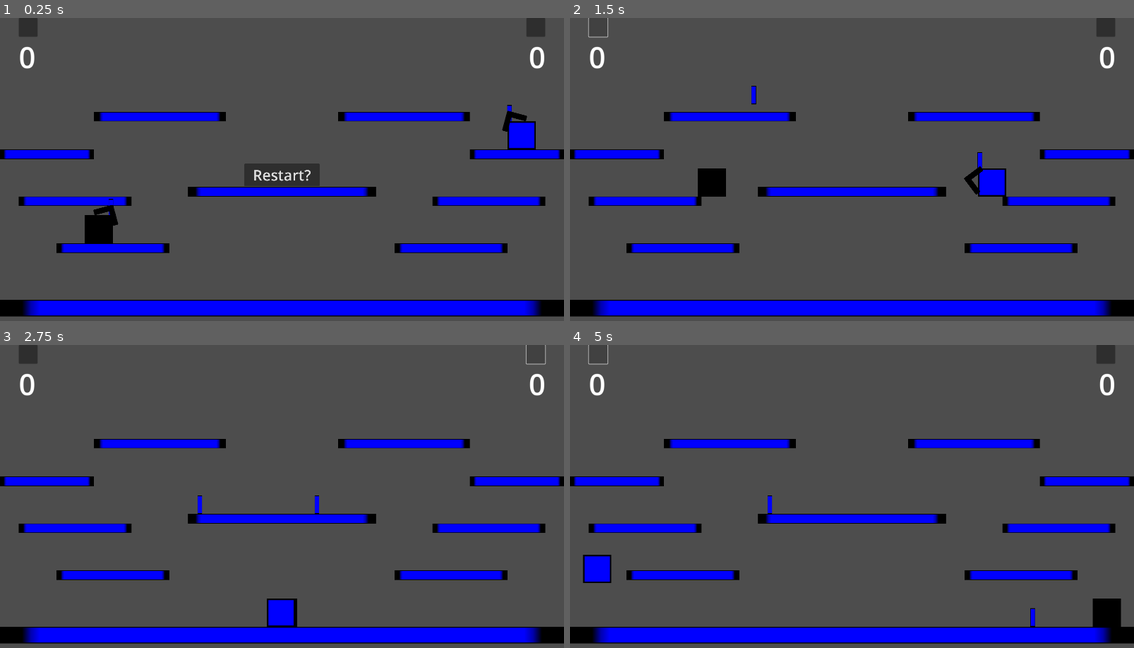
Above: before the commit, frames 1-4 (two rows, left to right).
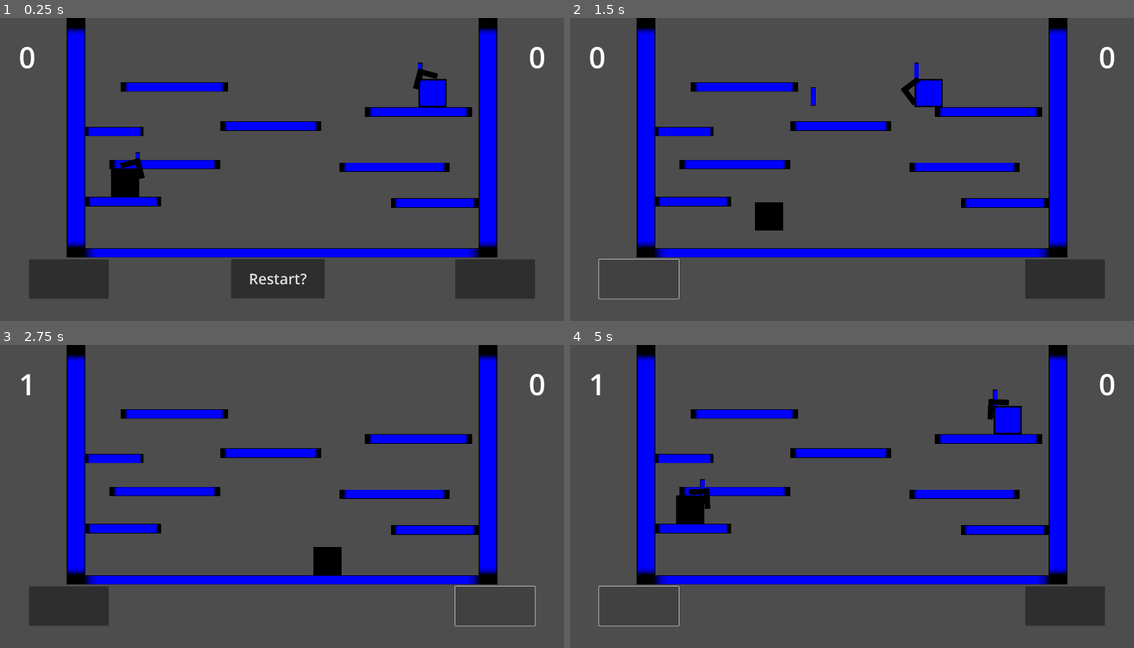
Above: after the commit, the same moments.

Repository: ra314/micro-swords
Game: Godot game, scene res://Scenes/Main.tscn
The game is run twice, just before and just after one commit, with the same random seed, the same clock (stepped at 60 frames per second) and the same inputs. Video files are missing from this copy of the repository; at most half a second of black plays in their place.
Inputs (mouse positions are in pixels of both pictures, inside the frame that each line leads up to; where the layout moved, square brackets give the same spot in the first picture):
- Up to frame 1 (0.25 s): no input
- Up to frame 2 (1.5 s): click "Restart?" at 0.5 s; click (637, 278) [598, 27] at 1.25 s
- Up to frame 3 (2.75 s): click (496, 605) [535, 354] at 2 s
- Up to frame 4 (5 s): click (637, 605) [598, 354] at 2.75 s; click (1066, 605) [1105, 354] at 3.5 s; click (637, 605) [598, 354] at 4.25 s

The runs differ from the first frame. In frame 1, 30% of the frame differs, in the area x 0-100%, y 0-99%; in frame 2, 25%; in frame 3, 24%; in frame 4, 25%.

Commit message:
Some stuff.

Diff:
--- a/Scenes/Levels/Level_1.tscn
+++ b/Scenes/Levels/Level_1.tscn
@@ -1,60 +1,64 @@
-[gd_scene load_steps=4 format=3 uid="uid://lqur1np5u88c"]
+[gd_scene load_steps=5 format=3 uid="uid://lqur1np5u88c"]
 
 [ext_resource type="PackedScene" uid="uid://c6sajd1aute1i" path="res://Scenes/Components/Barrier.tscn" id="1_hpfm2"]
 [ext_resource type="PackedScene" uid="uid://bu72xm0yaxxps" path="res://Scenes/Components/Platform.tscn" id="2_awcaw"]
 [ext_resource type="Texture2D" uid="uid://di23j62yi08gc" path="res://Assets/blue-square.svg" id="4_3l0om"]
+[ext_resource type="Texture2D" uid="uid://bmdcjx1d7dwqx" path="res://Assets/Screenshot from 2023-06-03 00-34-29.png" id="4_u88iu"]
 
 [node name="Level_1" type="Node2D"]
+metadata/_edit_vertical_guides_ = []
+
+[node name="Reference" type="Sprite2D" parent="."]
+visible = false
+modulate = Color(1, 1, 1, 0.596078)
+texture = ExtResource("4_u88iu")
+centered = false
 
 [node name="L-Side-Wall" parent="." instance=ExtResource("1_hpfm2")]
-position = Vector2(-64, 0)
-scale = Vector2(8, 135)
+position = Vector2(227, 0)
+scale = Vector2(8, 101.981)
 collision_mask = 0
 
 [node name="R-Side-Wall" parent="." instance=ExtResource("1_hpfm2")]
-position = Vector2(1920, 0)
-scale = Vector2(8, 135)
+position = Vector2(1629, 0)
+scale = Vector2(8, 102)
 
 [node name="Platform0" parent="." instance=ExtResource("1_hpfm2")]
-position = Vector2(0, 960)
-scale = Vector2(240, 7)
+position = Vector2(227, 784)
+scale = Vector2(183.252, 4)
 collision_mask = 31
 
 [node name="Platform5" parent="." instance=ExtResource("2_awcaw")]
-position = Vector2(64, 608)
-scale = Vector2(48, 4)
+position = Vector2(372, 483)
+scale = Vector2(47.2398, 4)
 
 [node name="Platform6" parent="." instance=ExtResource("2_awcaw")]
-position = Vector2(0, 448)
-scale = Vector2(40, 4.103)
+position = Vector2(291, 371)
+scale = Vector2(24.7243, 4)
 
 [node name="Platform7" parent="." instance=ExtResource("2_awcaw")]
-position = Vector2(640, 576)
-scale = Vector2(80, 4)
+position = Vector2(750, 352)
+scale = Vector2(43, 4)
 
 [node name="Platform8" parent="." instance=ExtResource("2_awcaw")]
-position = Vector2(192, 768)
-scale = Vector2(48, 4)
+position = Vector2(291, 609)
+scale = Vector2(32.1724, 4)
 
 [node name="Platform9" parent="." instance=ExtResource("2_awcaw")]
-position = Vector2(1472, 608)
-scale = Vector2(48, 4)
-
-[node name="Platform10" parent="." instance=ExtResource("2_awcaw")]
-position = Vector2(1600, 448)
-scale = Vector2(40, 4.103)
+position = Vector2(1155, 492)
+scale = Vector2(47, 4)
 
 [node name="Platform11" parent="." instance=ExtResource("2_awcaw")]
-position = Vector2(1344, 768)
-scale = Vector2(48, 4)
+position = Vector2(1332, 614)
+scale = Vector2(37.1241, 4)
 
 [node name="Platform12" parent="." instance=ExtResource("2_awcaw")]
-position = Vector2(320, 320)
-scale = Vector2(56, 4)
+position = Vector2(411, 219)
+scale = Vector2(45.7187, 4)
 
 [node name="Platform13" parent="." instance=ExtResource("2_awcaw")]
-position = Vector2(1152, 320)
-scale = Vector2(56, 4)
+position = Vector2(1242, 304)
+scale = Vector2(45.7148, 4)
 
 [node name="Spawns" type="Node" parent="."]
 
@@ -63,13 +67,13 @@
 
 [node name="Black" type="Sprite2D" parent="Spawns/Spawn1"]
 modulate = Color(0, 0, 0, 1)
-position = Vector2(0, 352)
+position = Vector2(291, 274)
 scale = Vector2(1.5, 1.5)
 texture = ExtResource("4_3l0om")
 centered = false
 
 [node name="Blue" type="Sprite2D" parent="Spawns/Spawn1"]
-position = Vector2(1632, 672)
+position = Vector2(1533, 518)
 scale = Vector2(1.5, 1.5)
 texture = ExtResource("4_3l0om")
 centered = false
@@ -79,13 +83,13 @@
 
 [node name="Black" type="Sprite2D" parent="Spawns/Spawn2"]
 modulate = Color(0, 0, 0, 1)
-position = Vector2(192, 672)
+position = Vector2(291, 512)
 scale = Vector2(1.5, 1.5)
 texture = ExtResource("4_3l0om")
 centered = false
 
 [node name="Blue" type="Sprite2D" parent="Spawns/Spawn2"]
-position = Vector2(1824, 352)
+position = Vector2(1512, 208)
 scale = Vector2(1.5, 1.5)
 texture = ExtResource("4_3l0om")
 centered = false
@@ -95,13 +99,13 @@
 
 [node name="Black" type="Sprite2D" parent="Spawns/Spawn3"]
 modulate = Color(0, 0, 0, 1)
-position = Vector2(64, 512)
+position = Vector2(372, 387)
 scale = Vector2(1.5, 1.5)
 texture = ExtResource("4_3l0om")
 centered = false
 
 [node name="Blue" type="Sprite2D" parent="Spawns/Spawn3"]
-position = Vector2(1760, 512)
+position = Vector2(1413, 396)
 scale = Vector2(1.5, 1.5)
 texture = ExtResource("4_3l0om")
 centered = false
--- a/Scenes/Main.tscn
+++ b/Scenes/Main.tscn
@@ -1,29 +1,12 @@
-[gd_scene load_steps=3 format=3 uid="uid://cr3w4ih3a3mf7"]
+[gd_scene load_steps=4 format=3 uid="uid://cr3w4ih3a3mf7"]
 
 [ext_resource type="Script" path="res://Scripts/Main.gd" id="1_2xt38"]
+[ext_resource type="VideoStream" path="res://Assets/output.ogv" id="3_osdtc"]
 [ext_resource type="PackedScene" uid="uid://lqur1np5u88c" path="res://Scenes/Levels/Level_1.tscn" id="4_8737l"]
 
 [node name="Main" type="Node2D"]
 script = ExtResource("1_2xt38")
 metadata/_edit_horizontal_guides_ = [0.0]
-
-[node name="Restart" type="Button" parent="."]
-offset_left = 832.0
-offset_top = 496.0
-offset_right = 1088.0
-offset_bottom = 573.0
-theme_override_font_sizes/font_size = 50
-text = "Restart?"
-
-[node name="Button1" type="Button" parent="."]
-offset_left = 64.0
-offset_right = 128.0
-offset_bottom = 64.0
-
-[node name="Button2" type="Button" parent="."]
-offset_left = 1792.0
-offset_right = 1856.0
-offset_bottom = 64.0
 
 [node name="BlackScore" type="Label" parent="."]
 offset_left = 64.0
@@ -41,6 +24,21 @@
 theme_override_font_sizes/font_size = 100
 text = "0"
 
+[node name="VideoStreamPlayer" type="VideoStreamPlayer" parent="."]
+offset_top = 120.0
+offset_right = 3120.0
+offset_bottom = 1560.0
+scale = Vector2(0.614475, 0.583315)
+stream = ExtResource("3_osdtc")
+
+[node name="Restart" type="Button" parent="."]
+offset_left = 787.0
+offset_top = 821.0
+offset_right = 1105.0
+offset_bottom = 955.0
+theme_override_font_sizes/font_size = 50
+text = "Restart?"
+
 [node name="Level" parent="." instance=ExtResource("4_8737l")]
 
 [node name="WinText" type="Label" parent="."]
@@ -51,3 +49,15 @@
 theme_override_font_sizes/font_size = 200
 text = "It's A Draw"
 horizontal_alignment = 1
+
+[node name="Button1" type="Button" parent="."]
+offset_left = 99.0
+offset_top = 822.0
+offset_right = 370.0
+offset_bottom = 956.0
+
+[node name="Button2" type="Button" parent="."]
+offset_left = 1550.0
+offset_top = 822.0
+offset_right = 1821.0
+offset_bottom = 956.0
--- a/Scripts/Components/Sword.gd
+++ b/Scripts/Components/Sword.gd
@@ -49,9 +49,9 @@
 			become_grounded()
 		else:
 			# Handle switching directions
-			if Utils.approx_equal(position.x, 0):
+			if Utils.approx_equal(position.x, 291):
 				direction = ENUMS.DIRECTION.RIGHT
-			elif Utils.approx_equal(position.x, 1920-16):
+			elif Utils.approx_equal(position.x, 1629-16):
 				direction = ENUMS.DIRECTION.LEFT
 
 			# Set velocity based on direction
--- a/Scripts/Components/Swordsman.gd
+++ b/Scripts/Components/Swordsman.gd
@@ -2,9 +2,10 @@
 class_name Swordsman
 
 # 4 bodylengths per second
-const SPEED := 64*6
+# const SPEED := 64*4
+const SPEED := 350
 # Max jump height needs to be 3 times character height
-const JUMP_VELOCITY := -1540
+const JUMP_VELOCITY := -1250
 
 const MAX_ROT_RANGE_DEG := 120
 const ROT_SPEED := 4
@@ -25,14 +26,14 @@
 	match swordsman_name:
 		ENUMS.SWORDSMAN.BLACK:
 			name = "Black"
-			position = Vector2(0, 864)
+			position = Vector2(291, 864)
 			modulate = Color(0, 0, 0, 1)
 			set_collision_layer_value(2, true)
 			set_collision_mask_value(1, true)
 			rotating_clockwise = false
 		ENUMS.SWORDSMAN.BLUE:
 			name = "Blue"
-			position = Vector2(1824, 864)
+			position = Vector2(1629-96, 864)
 			set_collision_layer_value(3, true)
 			set_collision_mask_value(1, true)
 			rot_deg = -180
@@ -91,11 +92,11 @@
 #			print("hello")
 
 	# Handle switching directions
-	if Utils.approx_equal(position.x, 0):
+	if Utils.approx_equal(position.x, 291):
 		direction = ENUMS.DIRECTION.RIGHT
 		if held_item != ENUMS.HELD_ITEM.NONE:
 			update_held_sword_location(root.get_sword(held_item))
-	elif Utils.approx_equal(position.x, 1920-96):
+	elif Utils.approx_equal(position.x, 1629-96):
 		direction = ENUMS.DIRECTION.LEFT
 		if held_item != ENUMS.HELD_ITEM.NONE:
 			update_held_sword_location(root.get_sword(held_item))
--- a/Scripts/ConstData.gd
+++ b/Scripts/ConstData.gd
@@ -12,7 +12,7 @@
 	ENUMS.SWORDSMAN.BLACK: ENUMS.COLLISION_LAYER.BLACK,
 	ENUMS.SWORDSMAN.BLUE: ENUMS.COLLISION_LAYER.BLUE}
 
-const GRAVITY = 4300
+const GRAVITY = 4500
 const WIN_SCORE = 5
 
 #Player: H17, W16
--- a/Scripts/Main.gd
+++ b/Scripts/Main.gd
@@ -113,7 +113,8 @@
 	$BlueScore.text = str(score[ENUMS.SWORDSMAN.BLUE])
 func randomize_spawns():
 	var spawns = $Level/Spawns.get_children()
-	var selected_spawn = Utils.select_random(spawns)
+	#var selected_spawn = Utils.select_random(spawns)
+	var selected_spawn = spawns[1]
 	$Black.position = selected_spawn.get_node("Black").position
 	$Blue.position = selected_spawn.get_node("Blue").position
 var resetting := false
